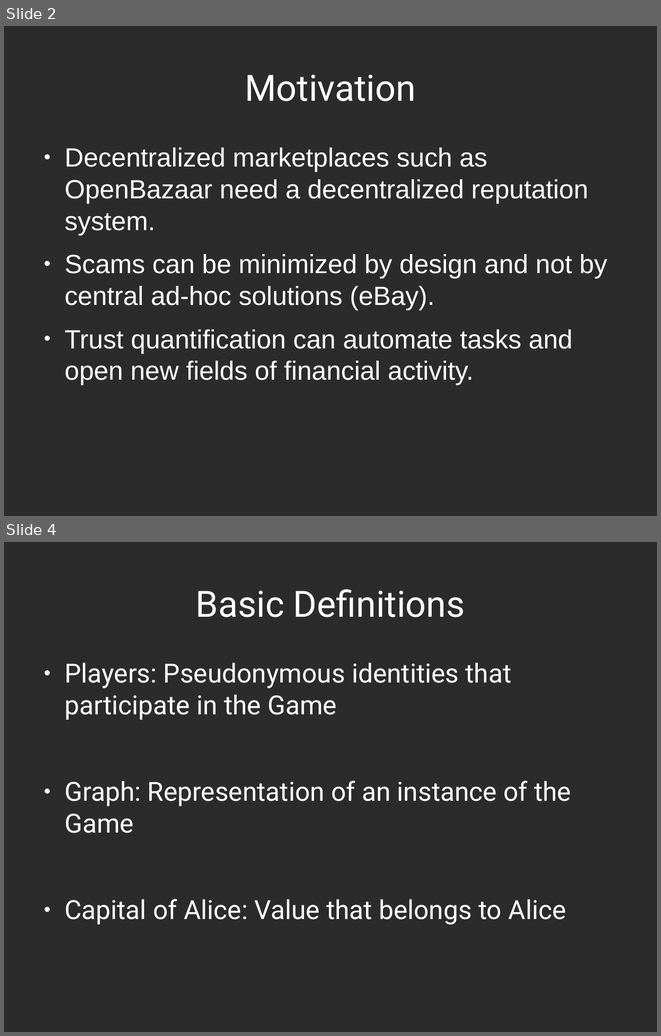
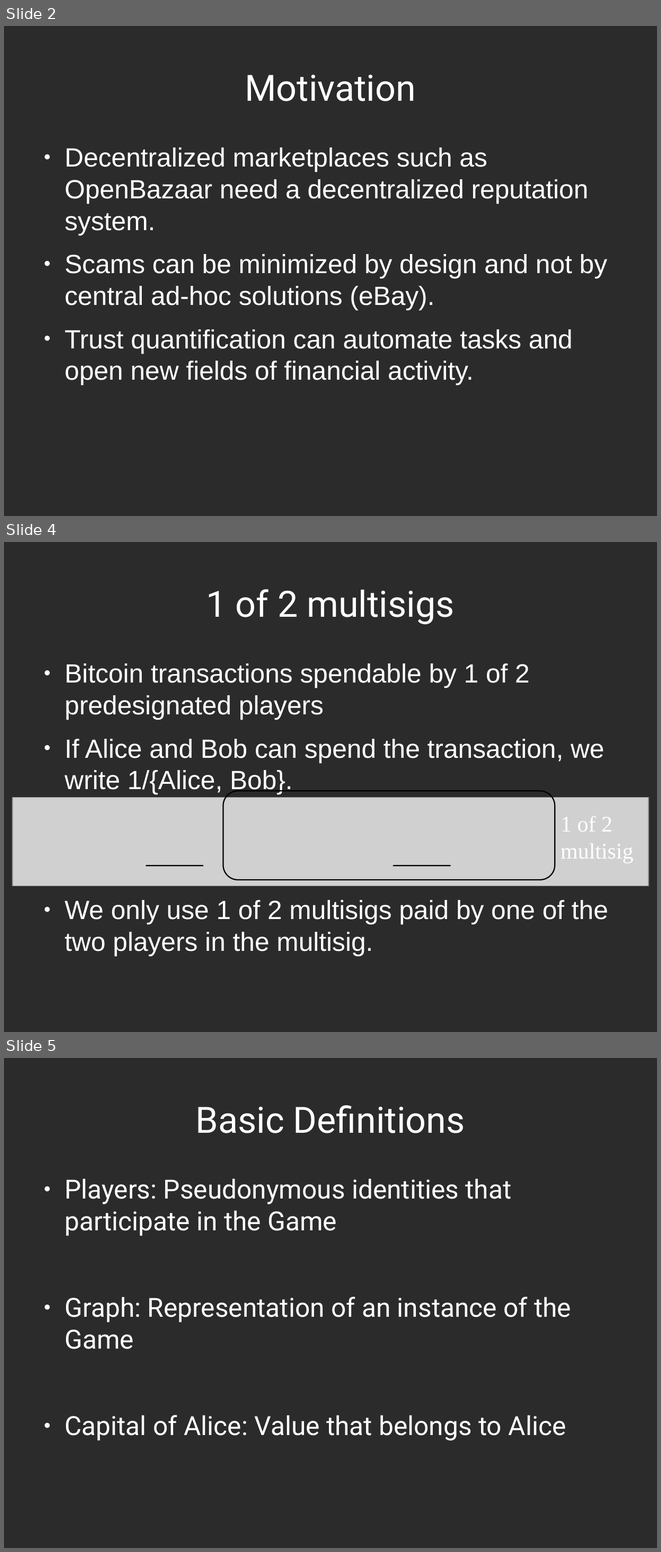
Before and after one commit to decrypto-org/TrustIsRisk, a slide deck: presentations/AtheCrypt10-1-2017/AtheCrypt10-1-2017.odp. Shown one above the other, each under a label of ours: slides 2 and 4 before the commit, slides 2, 4 and 5 after it; the slides between them are not shown. The pictures are 661x1036 and 661x1552 pixels, drawn with LibreOffice and Linux fonts; fonts in the diff are those of the drawing; grey boxes stand for pictures; background and template pictures are left out; a plain dark background stands for a picture behind light text. Boxes give left, top, right and bottom in pixels: in the first picture for what was removed or moved away, otherwise in the second. Text is boxed around its words. In the diff, an @@ line names an element or a change of style, - is before the commit and + after.

```diff
--- a/presentations/AtheCrypt10-1-2017/AtheCrypt10-1-2017.odp
+++ b/presentations/AtheCrypt10-1-2017/AtheCrypt10-1-2017.odp
@@ slide 4 added at (4,542,657,1032), background picture (left out) @@
@@ title added at (206,589,454,625), 44 pt, text #FFFFFF @@
+1 of 2 multisigs
@@ text added at (64,663,608,951), 32 pt, text #FFFFFF @@
+● Bitcoin transactions spendable by 1 of 2 predesignated players
+● If Alice and Bob can spend the transaction, we write 1/{Alice, Bob}.
+● We only use 1 of 2 multisigs paid by one of the two players in the multisig.
@@ rounded rectangle added at (223,791,555,880), outline #000000 1.45 pt @@
@@ picture added at (12,797,648,885) @@
@@ text added at (560,816,633,863), 27 pt, text #FFFFFF @@
+1 of 2 multisig
@@ line added from (146, 865) to (203, 865), #000000 1.45 pt @@
@@ line added from (394, 865) to (450, 865), #000000 1.45 pt @@
@@ what was slide 4 is now slide 5 @@
```
Also in this commit, not shown: 9 slides changed.
